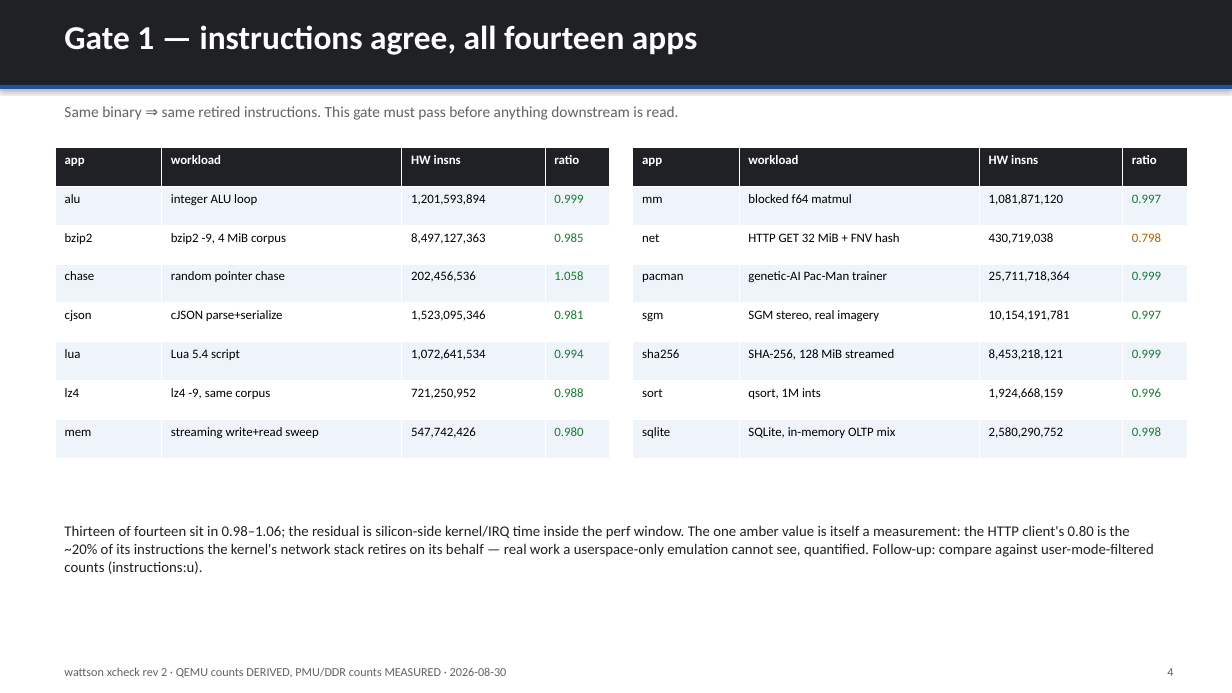
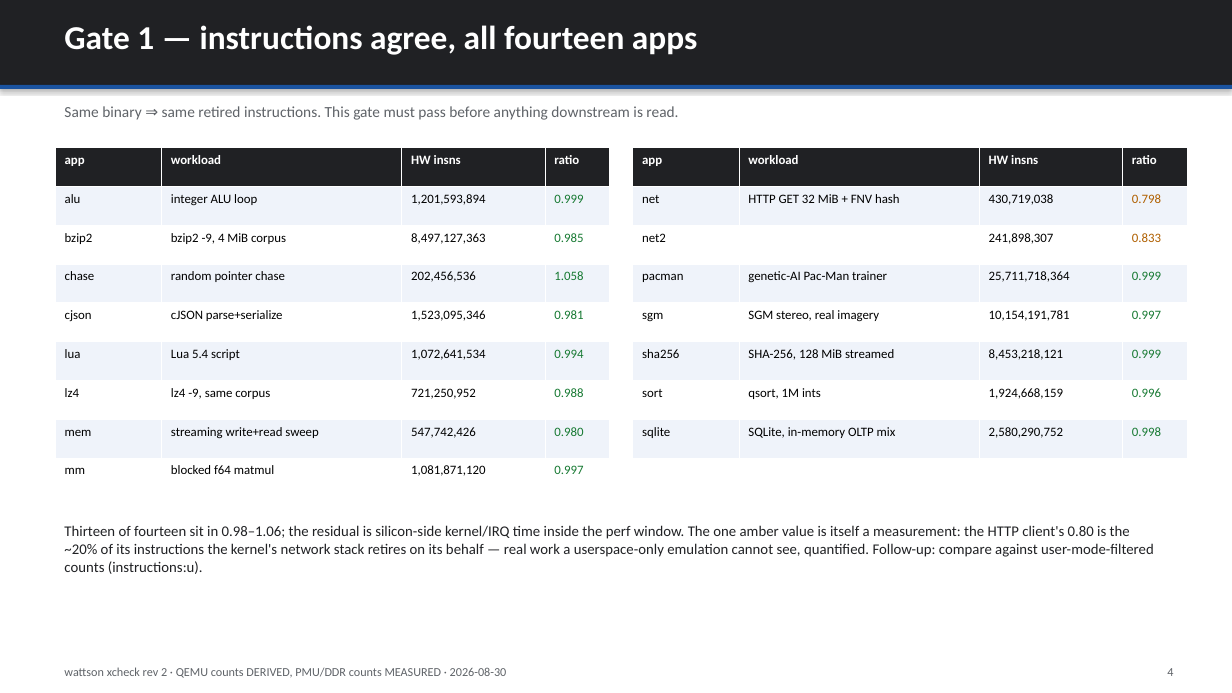
Before and after one commit to kylefoxaustin/wattson, a slide deck: slide 4 of xcheck/xcheck-correlation.pptx. Drawn at 1232x693 pixels with LibreOffice and Linux fonts; fonts in the diff are those of the drawing. Boxes give left, top, right and bottom in pixels: in the first picture for what was removed or moved away, otherwise in the second. Text is boxed around its words. In the diff, an @@ line names an element or a change of style, - is before the commit and + after.

```diff
--- a/xcheck/xcheck-correlation.pptx
+++ b/xcheck/xcheck-correlation.pptx
@@ table at <box>55,148,610,497</box> @@
+row 9: mm | blocked f64 matmul | 1,081,871,120 | 0.997
@@ table at <box>633,148,1188,458</box> @@
-row 2: mm | blocked f64 matmul | 1,081,871,120 | 0.997
+row 3: net2 |  | 241,898,307 | 0.833
```
Also in this commit, not shown: 1 other slide changed, 9 other files.
